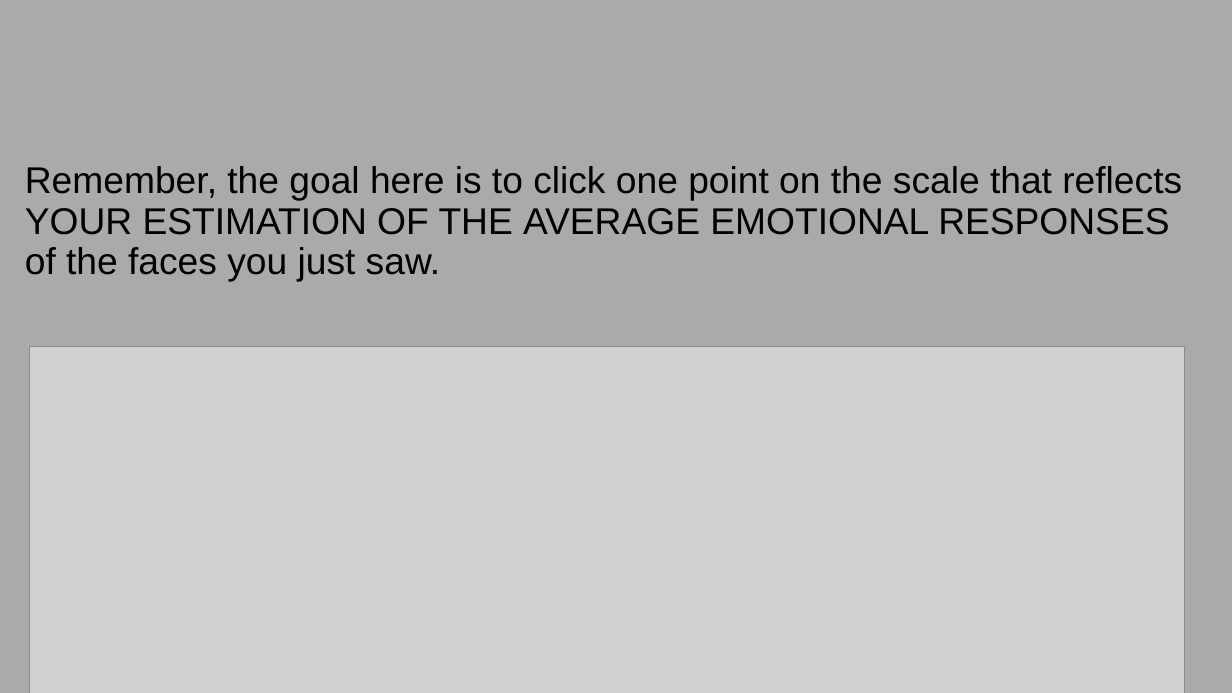
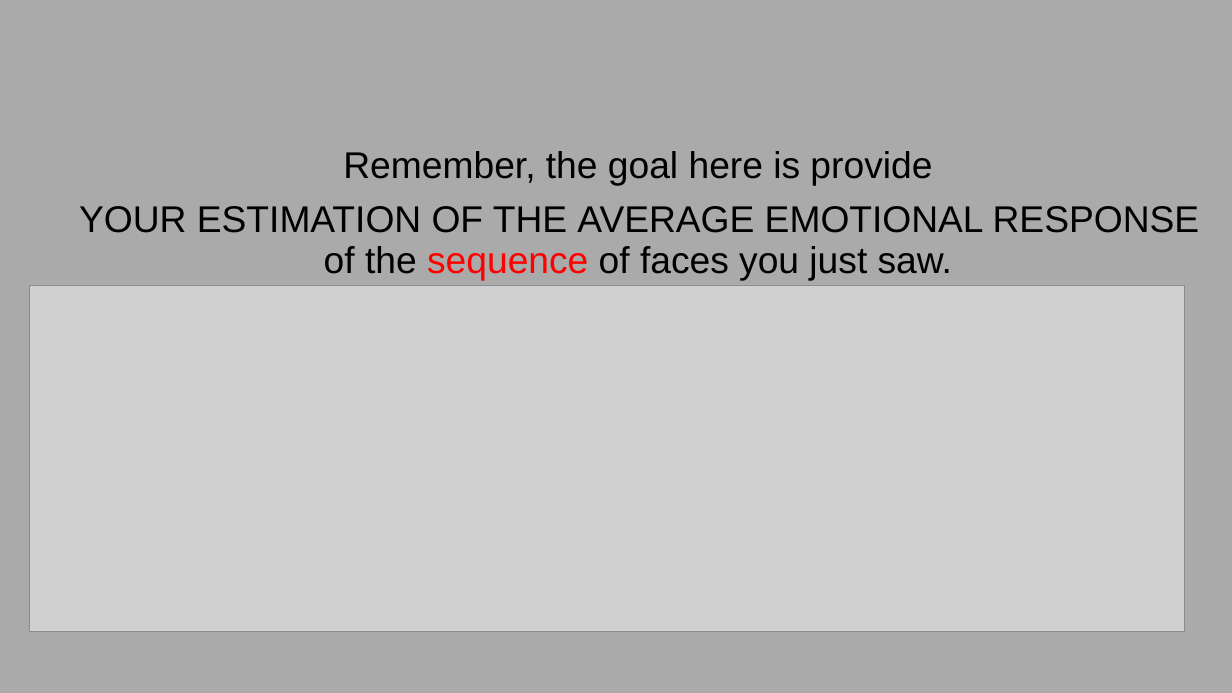
Before and after one commit to GoldenbergLab/task-sequential-faces-emotion-estimation, a slide deck: slide 4 of img/ins/instructions1.4.19.pptx. Drawn at 1232x693 pixels with LibreOffice and Linux fonts; fonts in the diff are those of the drawing; grey boxes stand for pictures. Boxes give left, top, right and bottom in pixels: in the first picture for what was removed or moved away, otherwise in the second. Text is boxed around its words. In the diff, an @@ line names an element or a change of style, - is before the commit and + after.

```diff
--- a/img/ins/instructions1.4.19.pptx
+++ b/img/ins/instructions1.4.19.pptx
@@ text at (79, 151, 1200, 280): text changed @@
-Remember, the goal here is to click one point on the scale that reflects
-YOUR ESTIMATION OF THE AVERAGE EMOTIONAL RESPONSES
-of the faces you just saw.
+Remember, the goal here is provide
+YOUR ESTIMATION OF THE AVERAGE EMOTIONAL RESPONSE
+of the sequence of faces you just saw.
@@ picture: place and size @@
-picture at (29, 346, 1184, 693)
+picture at (29, 285, 1184, 631)
```
Also in this commit, not shown: 6 other slides changed, 20 other files.
